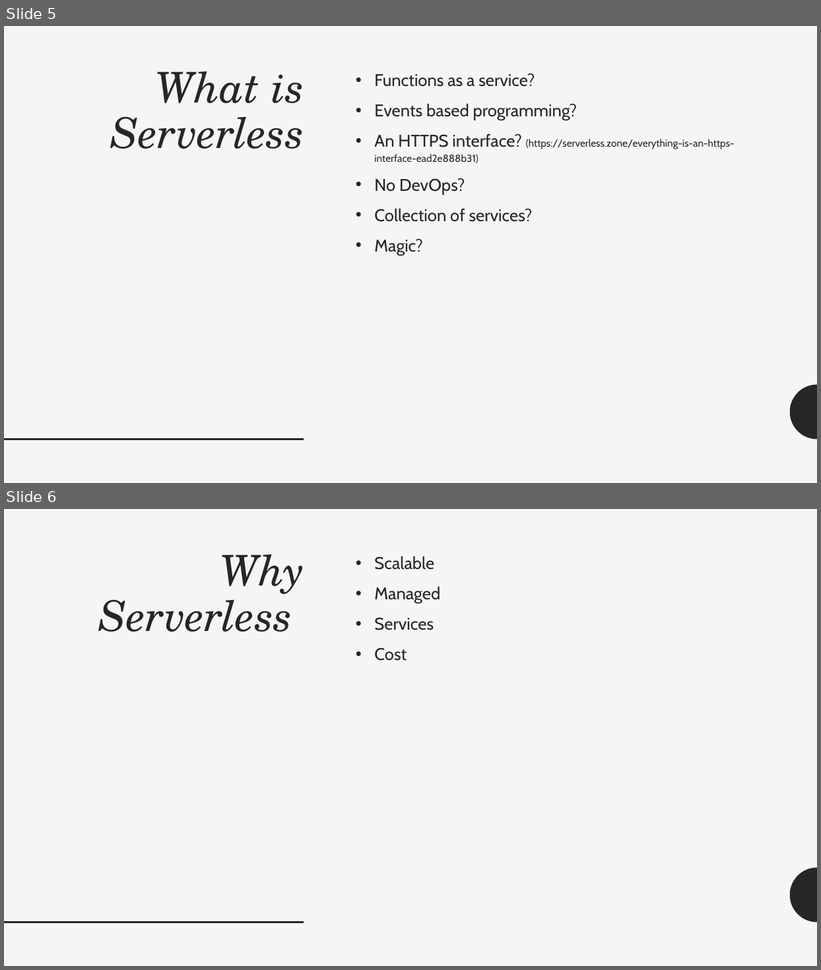
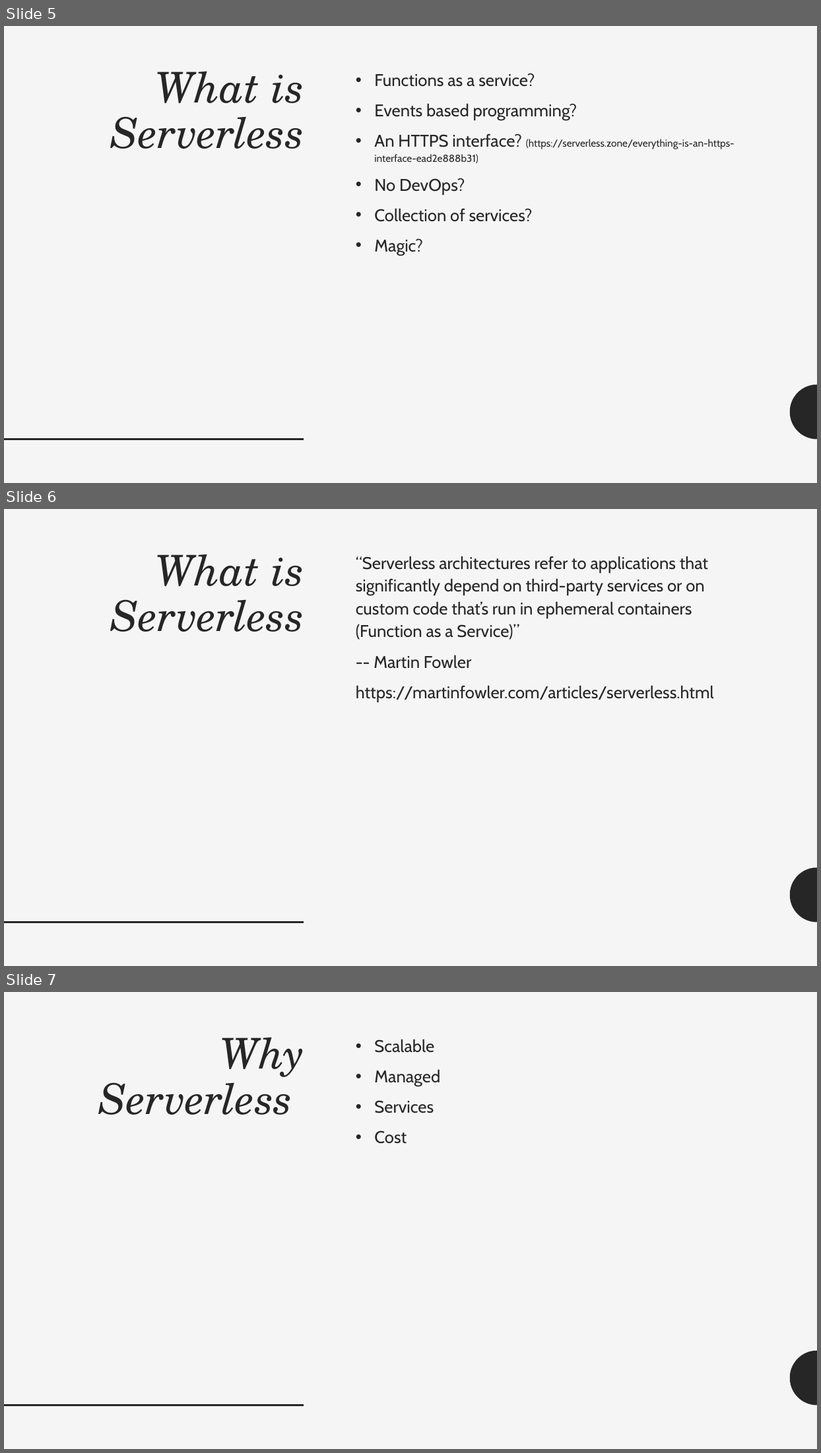
Before and after one commit to adrianpomilio/going-serverless, a slide deck: going-serverless-2017.pptx. Shown one above the other, each under a label of ours: slides 5 and 6 before the commit, slides 5, 6 and 7 after it. The pictures are 821x970 and 821x1453 pixels, drawn with LibreOffice and Linux fonts; fonts in the diff are those of the drawing. Boxes give left, top, right and bottom in pixels: in the first picture for what was removed or moved away, otherwise in the second. Text is boxed around its words. In the diff, an @@ line names an element or a change of style, - is before the commit and + after.

Commit message:
serverless definition

```diff
--- a/going-serverless-2017.pptx
+++ b/going-serverless-2017.pptx
@@ slide 6 added at <box>4,509,817,966</box>, background #F5F5F5; not listed: 2 template elements that a slide beside it also shows @@
@@ title added at <box>110,554,304,632</box>, 50 pt, text #262626, italic @@
+What is Serverless
@@ text added at <box>356,556,714,702</box>, 20 pt, text #262626 @@
+“Serverless architectures refer to applications that significantly depend on third-party services or on custom code that’s run in ephemeral containers (Function as a Service)”
+-- Martin Fowler
+https://martinfowler.com/articles/serverless.html
@@ what was slide 6 is now slide 7 @@
```
Also in this commit, not shown: 1 slide changed.
